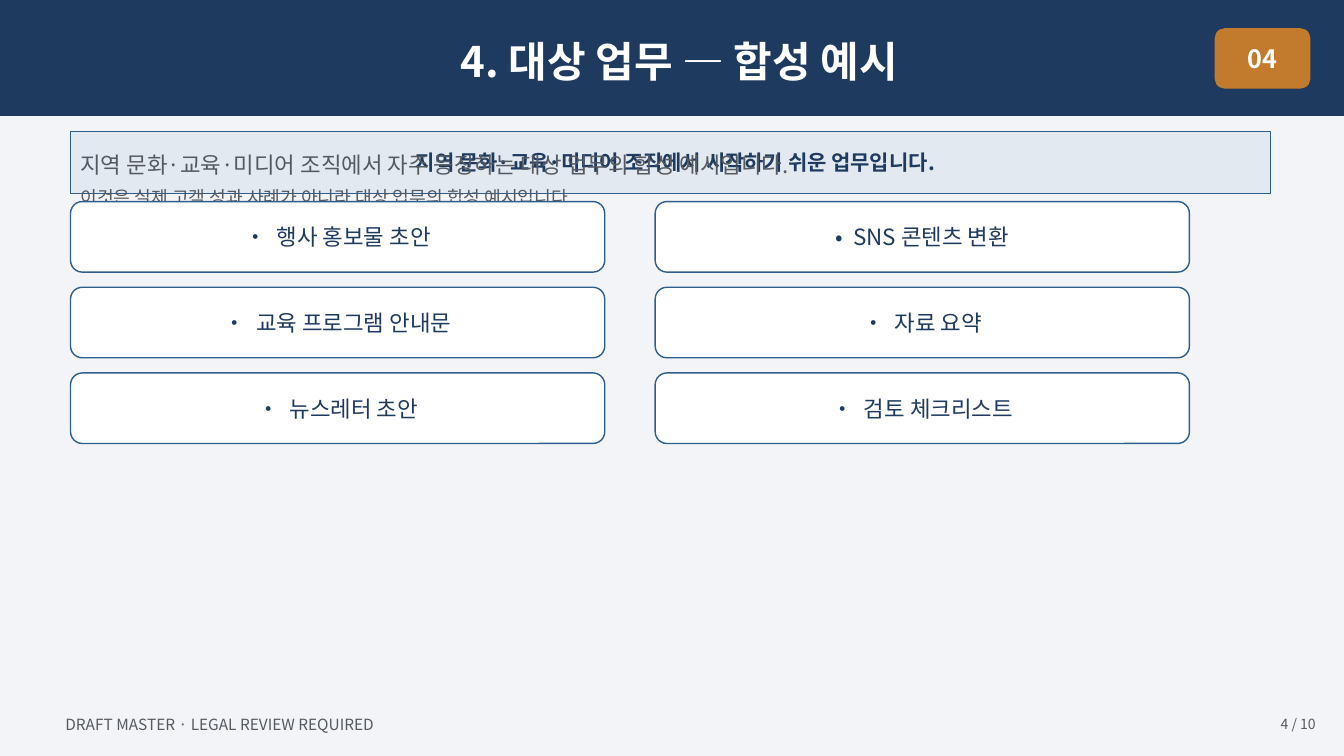
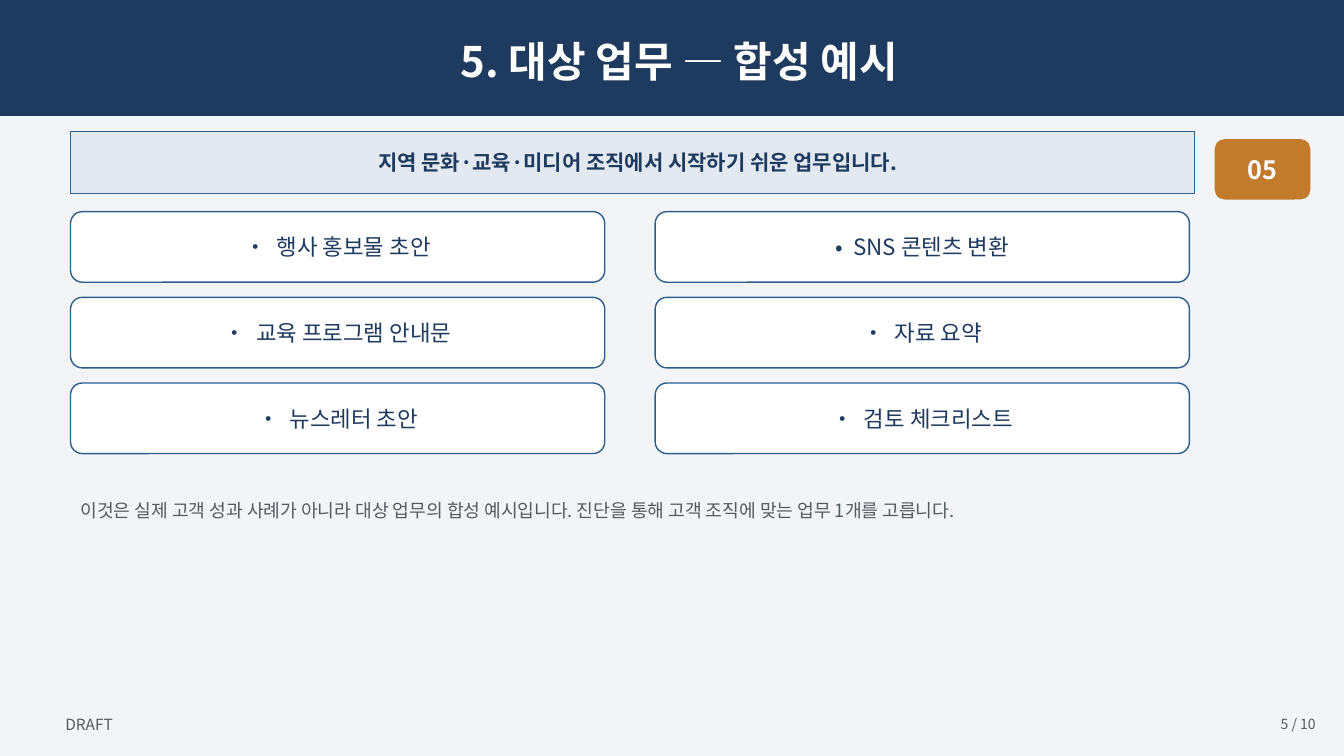
Before and after one commit to skerishKang/ai-revenue-lab, a slide deck: slide 5 of docs/commercial/business-35-ai-media-education-dx/customer-package/Business35_Master_Proposal_10p.pptx (slide 4 before the commit). Drawn at 1344x756 pixels with LibreOffice and Linux fonts; fonts in the diff are those of the drawing. Boxes give left, top, right and bottom in pixels: in the first picture for what was removed or moved away, otherwise in the second. Text is boxed around its words. In the diff, an @@ line names an element or a change of style, - is before the commit and + after.

```diff
--- a/docs/commercial/business-35-ai-media-education-dx/customer-package/Business35_Master_Proposal_10p.pptx
+++ b/docs/commercial/business-35-ai-media-education-dx/customer-package/Business35_Master_Proposal_10p.pptx
@@ text in rectangle at (461, 41, 898, 81): text changed @@
-4. 대상 업무 — 합성 예시
+5. 대상 업무 — 합성 예시
@@ rectangle "지역 문화·교육·미디어 조직에서 시작하기 쉬운 ...": place and size @@
-rectangle "지역 문화·교육·미디어 조직에서 시작하기 쉬운 ..." at (71, 131, 1270, 194)
+rectangle "지역 문화·교육·미디어 조직에서 시작하기 쉬운 ..." at (71, 131, 1195, 194)
@@ rounded rectangle "05": place and size @@
-rounded rectangle "05" at (1215, 28, 1311, 89)
+rounded rectangle "05" at (1215, 139, 1311, 200)
@@ text in rounded rectangle at (1248, 160, 1278, 180): text changed @@
-04
+05
@@ 6 rounded rectangles: place and size @@
-6 rounded rectangles at (71, 202, 1190, 444)
+6 rounded rectangles at (71, 212, 1190, 454)
@@ text at (80, 502, 954, 519): text changed; size 16 to 13 pt @@
-지역 문화·교육·미디어 조직에서 자주 등장하는 대상 업무의 합성 예시입니다.
-이것은 실제 고객 성과 사례가 아니라 대상 업무의 합성 예시입니다.
+이것은 실제 고객 성과 사례가 아니라 대상 업무의 합성 예시입니다. 진단을 통해 고객 조직에 맞는 업무 1개를 고릅니다.
@@ text at (65, 718, 112, 730): text changed @@
-DRAFT MASTER · LEGAL REVIEW REQUIRED
+DRAFT
@@ text at (1281, 718, 1316, 729): text changed @@
-4 / 10
+5 / 10
```
Also in this commit, not shown: 8 other slides changed, 1 slide added, 1 slide removed, 25 other files.
